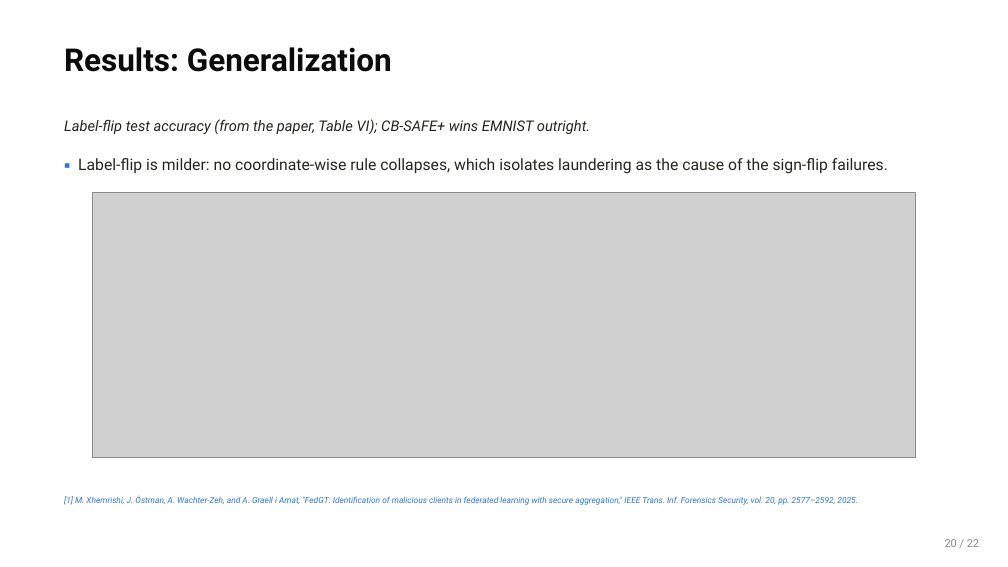
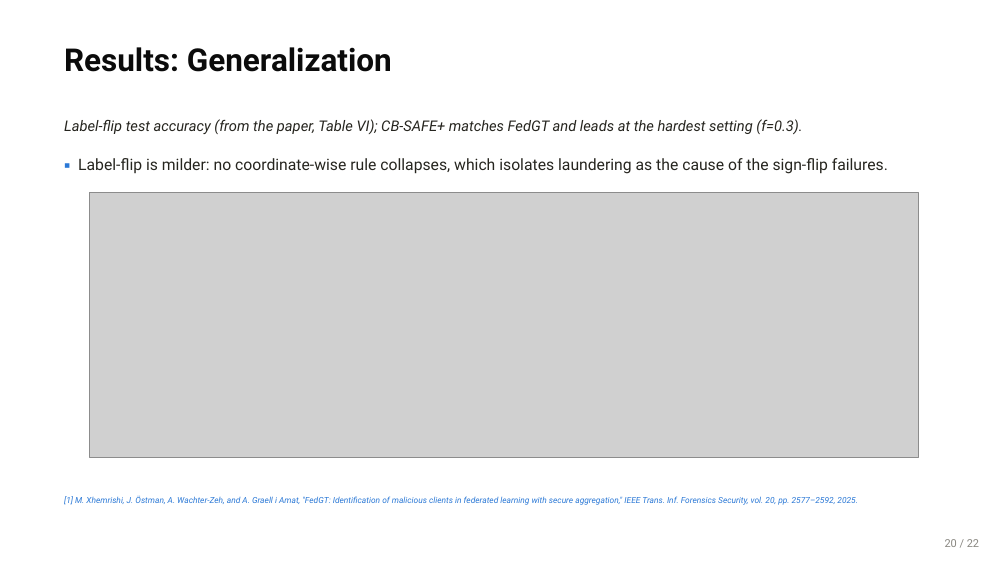
Before and after one commit to wshuv-o/cb-safe-draft, a slide deck: slide 21 of paper/cbsafe_deck.pptx. Drawn at 1008x567 pixels with LibreOffice and Linux fonts; fonts in the diff are those of the drawing; grey boxes stand for pictures. Boxes give left, top, right and bottom in pixels: in the first picture for what was removed or moved away, otherwise in the second. Text is boxed around its words. In the diff, an @@ line names an element or a change of style, - is before the commit and + after.

```diff
--- a/paper/cbsafe_deck.pptx
+++ b/paper/cbsafe_deck.pptx
@@ text at [64,119,802,134]: text changed @@
-Label-flip test accuracy (from the paper, Table VI); CB-SAFE+ wins EMNIST outright.
+Label-flip test accuracy (from the paper, Table VI); CB-SAFE+ matches FedGT and leads at the hardest setting (f=0.3).
@@ picture: place and size @@
-picture at [93,193,916,457]
+picture at [89,193,918,457]
```
Also in this commit, not shown: 18 other files.
